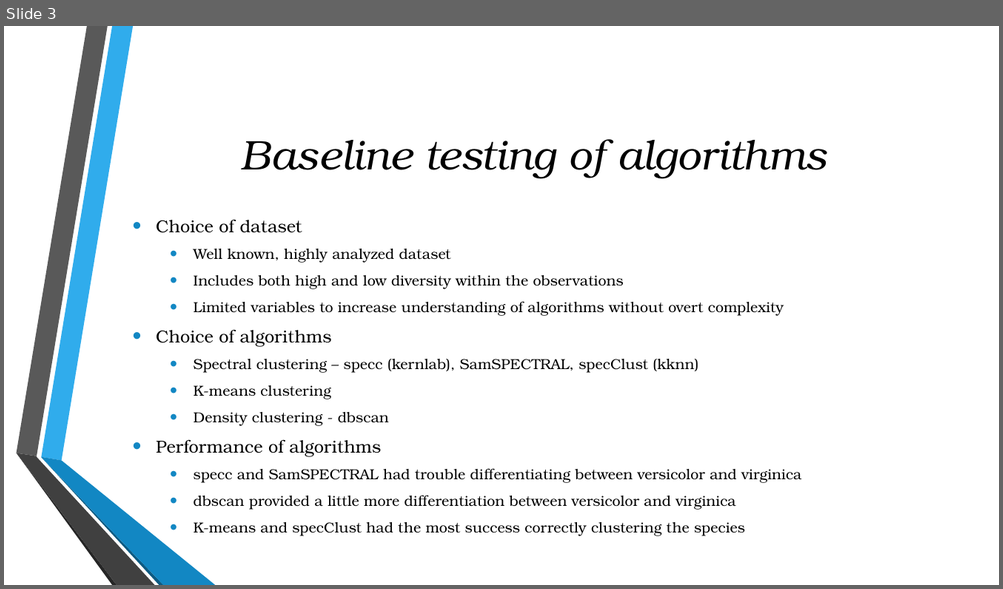
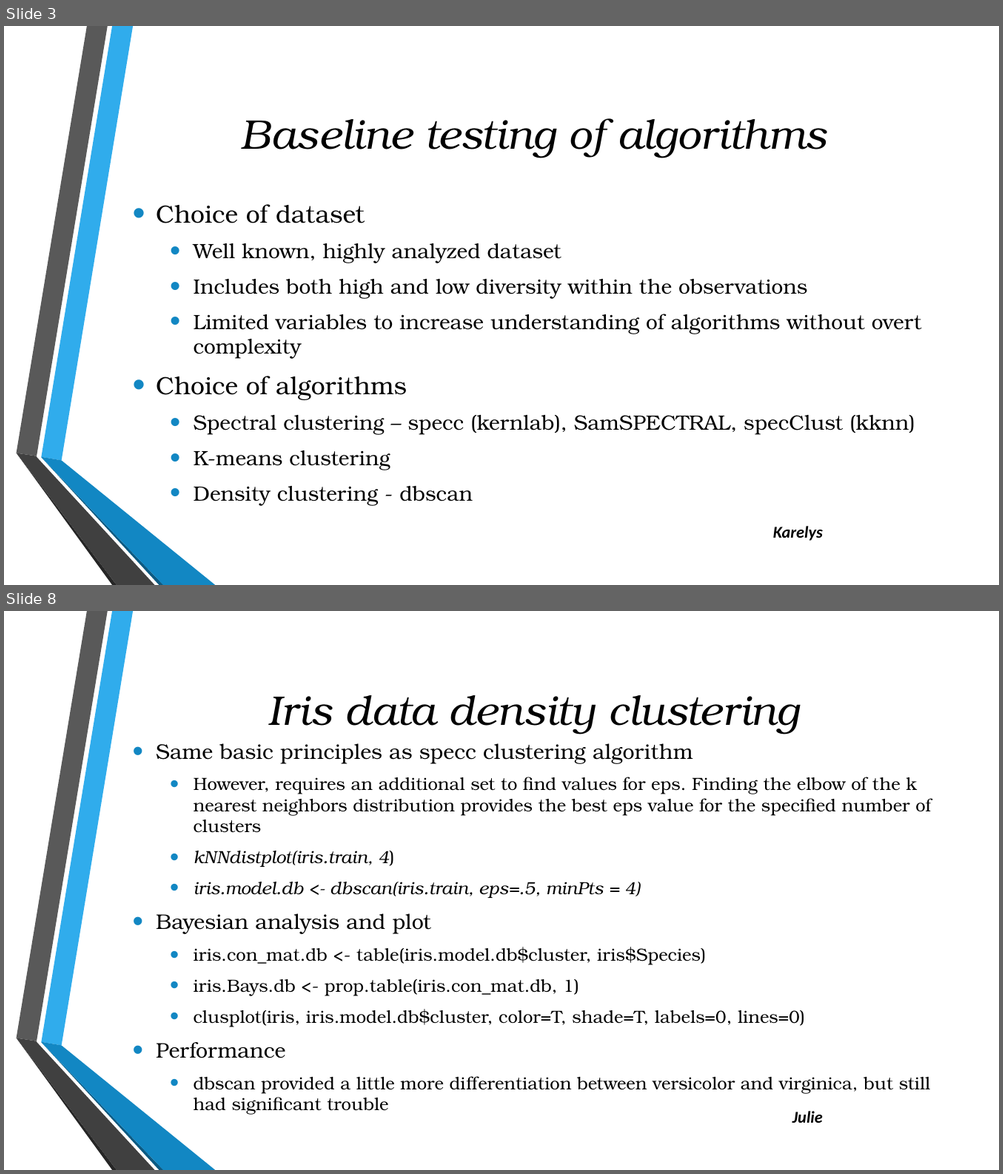
Before and after one commit to julielinx/Final-_Project, a slide deck: Presentation2.pptx. Shown one above the other, each under a label of ours: slide 3 before the commit, slides 3 and 8 after it; the slides between them are not shown. The pictures are 1003x589 and 1003x1174 pixels, drawn with LibreOffice and Linux fonts; fonts in the diff are those of the drawing; background and template pictures are left out. Boxes give left, top, right and bottom in pixels: in the first picture for what was removed or moved away, otherwise in the second. Text is boxed around its words. In the diff, an @@ line names an element or a change of style, - is before the commit and + after.

```diff
--- a/Presentation2.pptx
+++ b/Presentation2.pptx
@@ slide 8 added at [4,611,999,1170], background picture (left out); not listed: 6 template elements that a slide beside it also shows @@
@@ title added at [268,695,800,735], 40 pt, text #000000, italic @@
+Iris data density clustering
@@ text added at [156,743,930,1115], 17 pt, text #000000 @@
+• Same basic principles as specc clustering algorithm
+  • However, requires an additional set to find values for eps. Finding the elbow of the k nearest neighbors distribution provides the best eps value for the specified number of clusters
+  • kNNdistplot(iris.train, 4)
+  • iris.model.db <- dbscan(iris.train, eps=.5, minPts = 4)
+• Bayesian analysis and plot
+  • iris.con_mat.db <- table(iris.model.db$cluster, iris$Species)
+  • iris.Bays.db <- prop.table(iris.con_mat.db, 1)
+  • clusplot(iris, iris.model.db$cluster, color=T, shade=T, labels=0, lines=0)
+• Performance
+  • dbscan provided a little more differentiation between versicolor and virginica, but still had significant trouble
@@ text added at [792,1111,822,1123], 16 pt, text #000000, bold, italic @@
+Julie
@@ slide 3 changed as well @@
@@ title "Baseline testing of algorithms": place and size @@
-title "Baseline testing of algorithms" at [241,140,826,179]
+title "Baseline testing of algorithms" at [241,119,826,158]
@@ text "Choice of dataset": place and size @@
-text "Choice of dataset" at [156,219,802,537]
+text "Choice of dataset" at [156,204,922,506]
@@ text "Choice of dataset" at [156,204,922,506]: size 16.8 to 24 pt in "Choice of dataset", "Choice of algorithms"; size 14 to 20 pt in "Well known, highly analyzed dataset", "Includes both high and low diversity within ...", "Limited variables to increase understanding of algorithms ...", "Spectral clustering – specc (kernlab), SamSPECTRAL, specClus ..." and 2 more places; more space between paragraphs @@
@@ text at [156,440,802,537]: paragraphs removed @@
-• Performance of algorithms
-  • specc and SamSPECTRAL had trouble differentiating between versicolor and virginica
-  • dbscan provided a little more differentiation between versicolor and virginica
-  • K-means and specClust had the most success correctly clustering the species
@@ text added at [773,526,822,541], 16 pt, text #000000, bold, italic @@
+Karelys
```
Also in this commit, not shown: 4 other slides changed, 8 other slides added.
